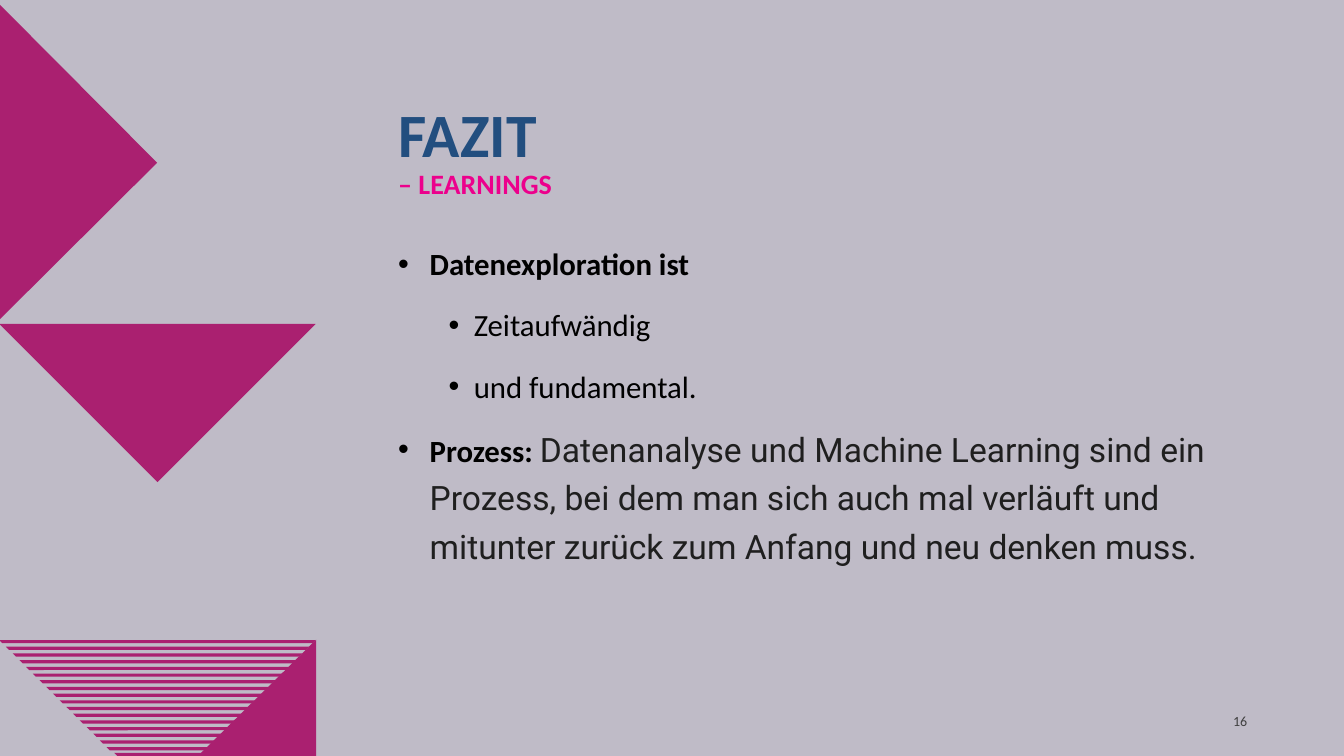
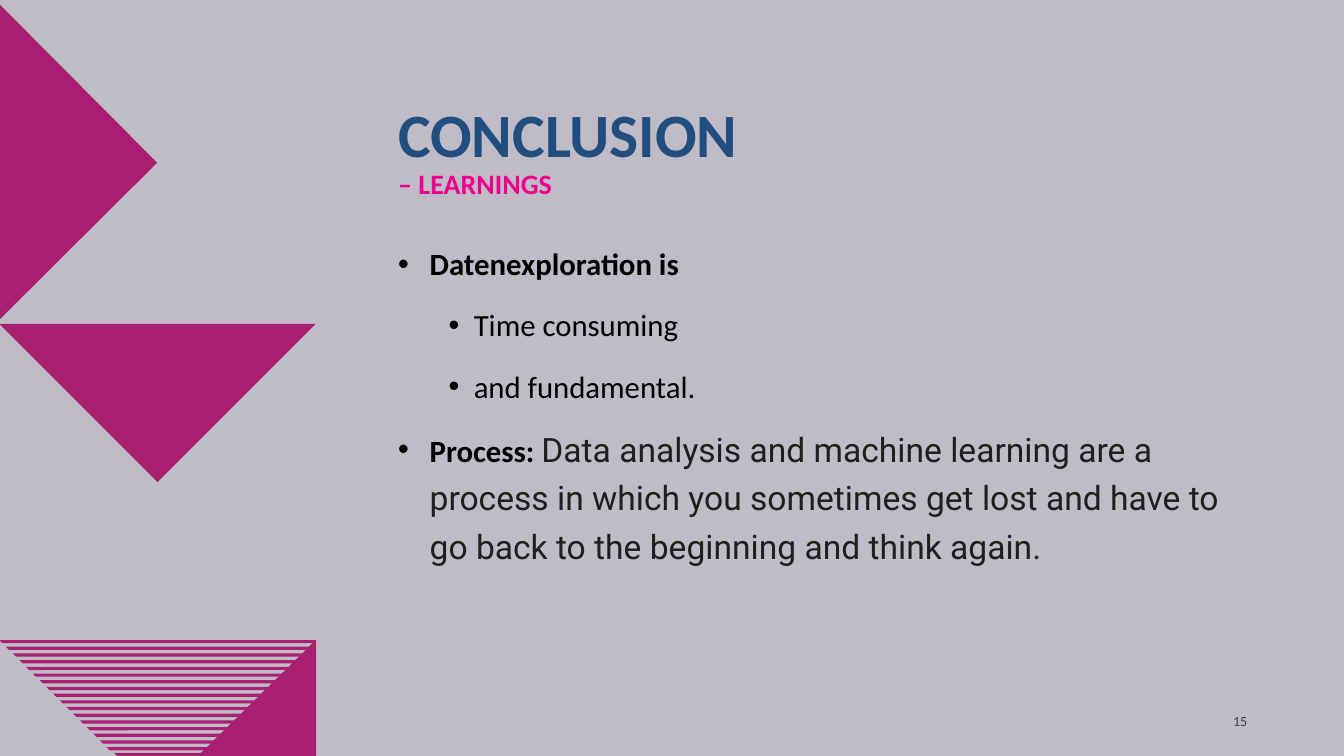
Before and after one commit to oliverschulz1983/Machine-learning-in-online-marketing-analysis-and-identification-of-optimisation-opportunities, a slide deck: slide 15 of Machine_Learning_in_Online_Marketing.pptx (slide 16 before the commit). Drawn at 1344x756 pixels with LibreOffice and Linux fonts; fonts in the diff are those of the drawing; background and template pictures are left out. Boxes give left, top, right and bottom in pixels: in the first picture for what was removed or moved away, otherwise in the second. Text is boxed around its words. In the diff, an @@ line names an element or a change of style, - is before the commit and + after.

```diff
--- a/Machine_Learning_in_Online_Marketing.pptx
+++ b/Machine_Learning_in_Online_Marketing.pptx
@@ title at <box>398,116,737,194</box>: text changed; size 20 to 44 pt; text colour #EC008C to #224E7F @@
-FAZIT
-– LEARNINGS
+CONCLUSION
+– LEARNINGS
@@ text at <box>430,253,1219,566</box>: text changed @@
-• Datenexploration ist
-  • Zeitaufwändig
-  • und fundamental.
-• Prozess: Datenanalyse und Machine Learning sind ein Prozess, bei dem man sich auch mal verläuft und mitunter zurück zum Anfang und neu denken muss.
+• Datenexploration is
+  • Time consuming
+  • and fundamental.
+• Process: Data analysis and machine learning are a process in which you sometimes get lost and have to go back to the beginning and think again.
@@ page number at <box>1233,717,1247,726</box>: text changed @@
-16
+15
```
Also in this commit, not shown: 14 other slides changed, 2 slides added, 3 slides removed.
